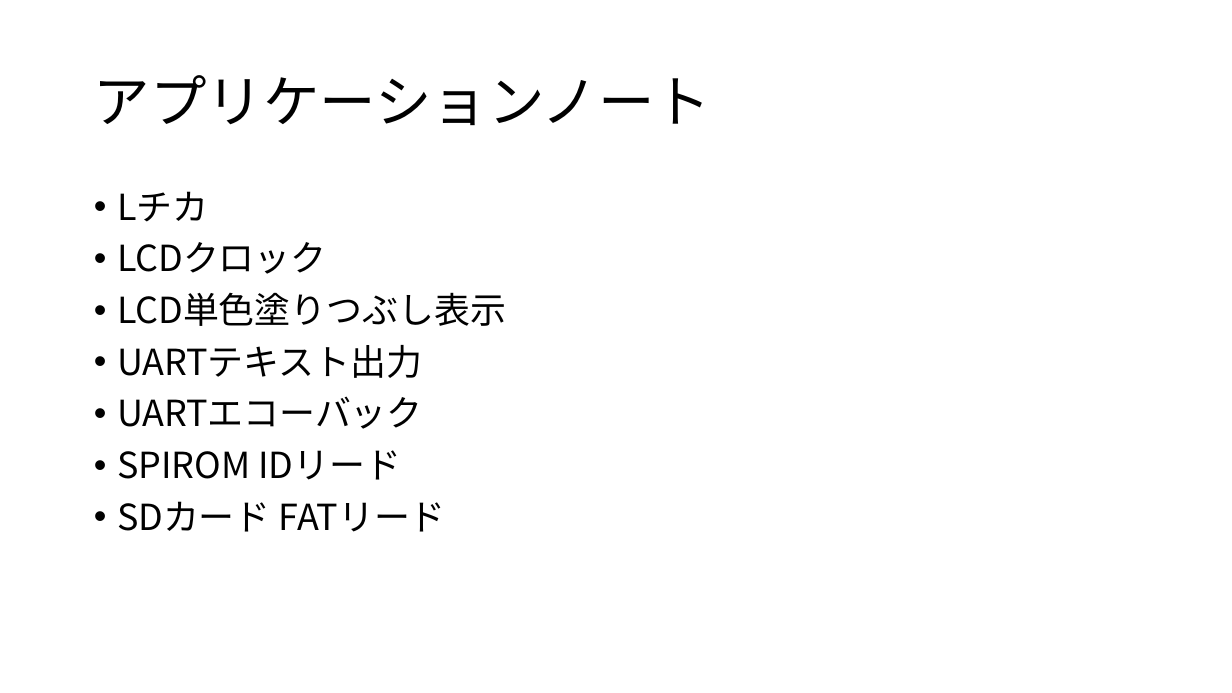
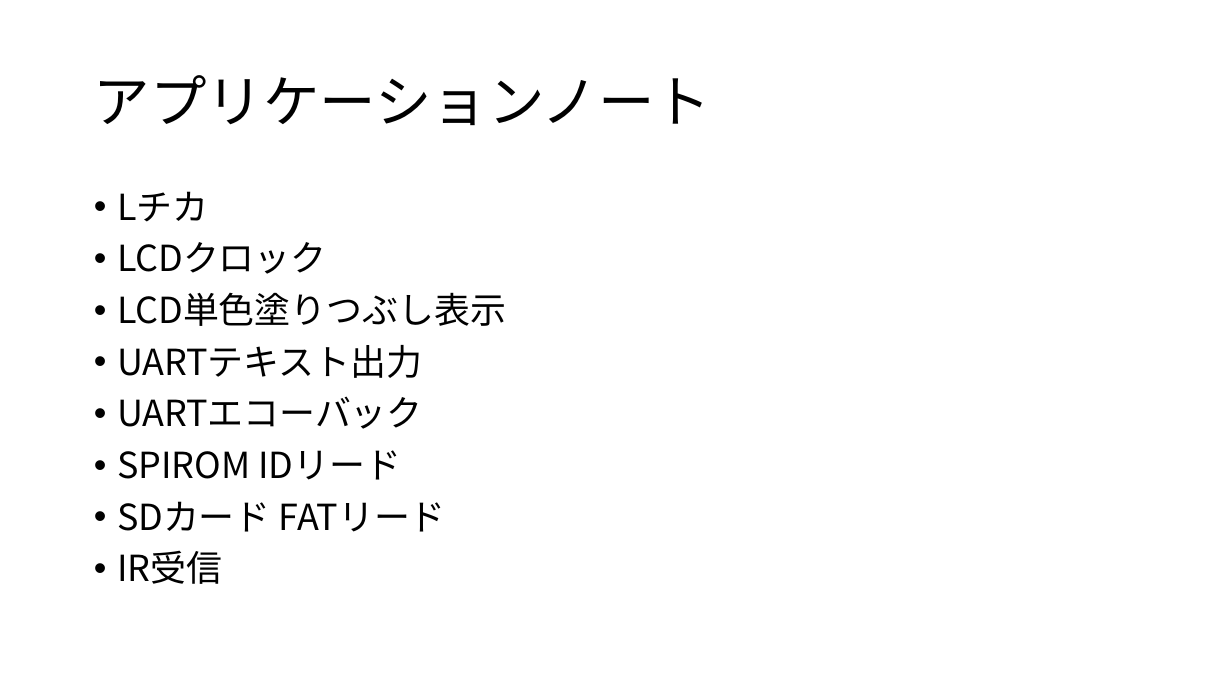
Before and after one commit to moku828/sh7262_an, a slide deck: slide 2 of SH7262アプリケーションノート.pptx. Drawn at 1232x693 pixels with LibreOffice and Linux fonts; fonts in the diff are those of the drawing. Boxes give left, top, right and bottom in pixels: in the first picture for what was removed or moved away, otherwise in the second. Text is boxed around its words. In the diff, an @@ line names an element or a change of style, - is before the commit and + after.

```diff
--- a/SH7262アプリケーションノート.pptx
+++ b/SH7262アプリケーションノート.pptx
@@ text at <box>117,550,222,584</box>: paragraph added @@
+• IR受信
```
Also in this commit, not shown: 2 other slides changed, 4 slides added, 5 other files.
